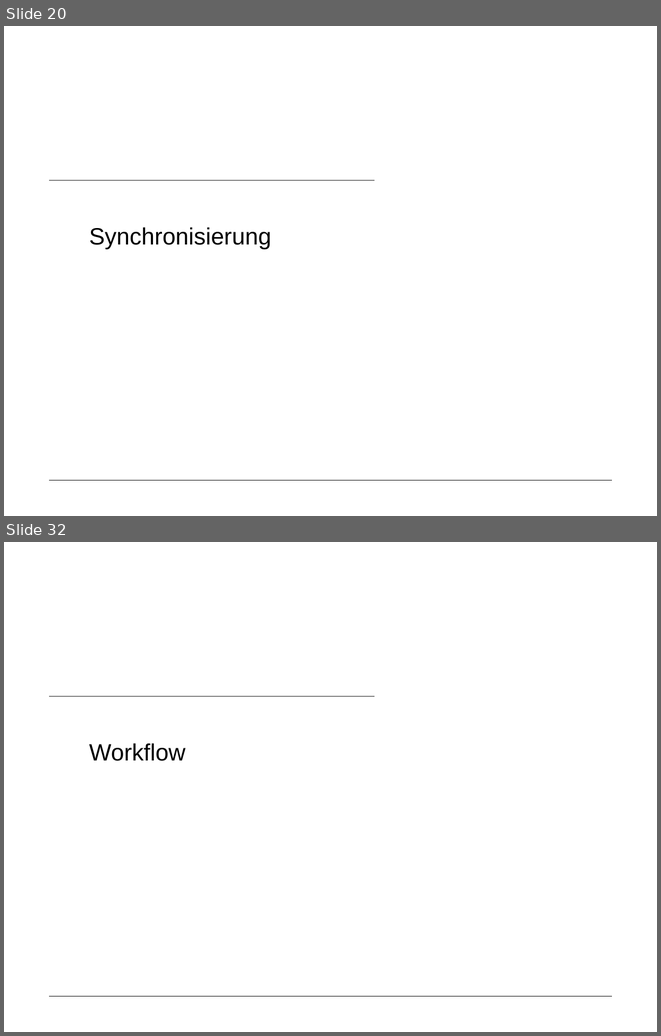
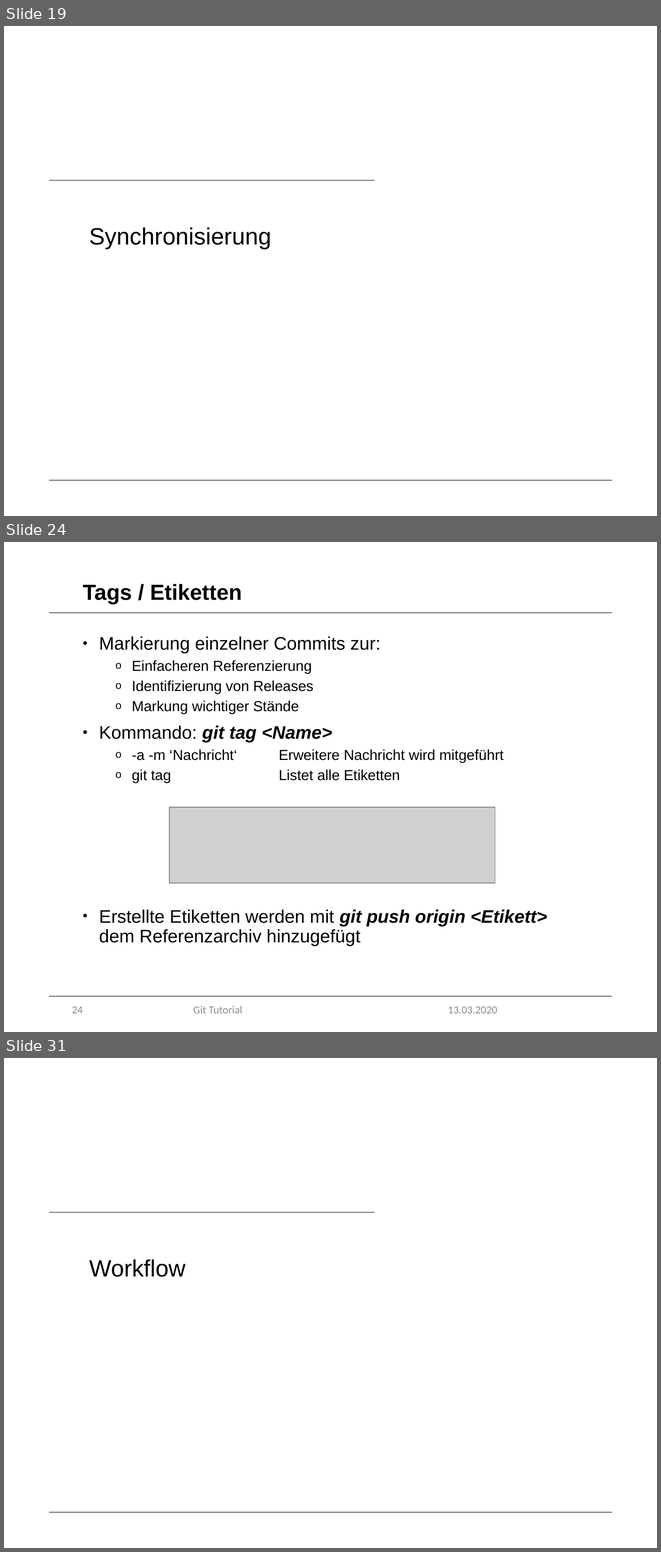
Before and after one commit to marcretzlaff/projektarbeit, a slide deck: Präsentation-90min/Präsentation-90min.pptx. Shown one above the other, each under a label of ours: slides 20 and 32 before the commit, slides 19, 24 and 31 after it; the slides between them are not shown. The pictures are 661x1036 and 661x1552 pixels, drawn with LibreOffice and Linux fonts; fonts in the diff are those of the drawing; grey boxes stand for pictures; background and template pictures are left out. Boxes give left, top, right and bottom in pixels: in the first picture for what was removed or moved away, otherwise in the second. Text is boxed around its words. In the diff, an @@ line names an element or a change of style, - is before the commit and + after.

Commit message:
Modified 90min Präsi
added reset, revert, index, commit, branch, tags
modified .gitignore, log, stash, merge

```diff
--- a/Präsentation-90min/Präsentation-90min.pptx
+++ b/Präsentation-90min/Präsentation-90min.pptx
@@ slide 24 added at [4,542,657,1032], background #FFFFFF; not listed: 1 template element that a slide beside it also shows @@
@@ title added at [83,584,242,604], 24 pt, text #000000, bold @@
+Tags / Etiketten
@@ line added from (49, 613) to (612, 613), #000000 0.5 pt @@
@@ text added at [99,636,547,945], 16 pt, text #000000 @@
+• Markierung einzelner Commits zur:
+  o Einfacheren Referenzierung
+  o Identifizierung von Releases
+  o Markung wichtiger Stände
+• Kommando: git tag <Name>
+  o -a -m ‘Nachricht‘ Erweitere Nachricht wird mitgeführt
+  o git tag Listet alle Etiketten
+• Erstellte Etiketten werden mit git push origin <Etikett> dem Referenzarchiv hinzugefügt
@@ picture added at [169,807,495,883] @@
@@ page number added at [72,1006,83,1013], 12 pt, text #8C8C8C @@
+24
@@ text added at [193,1006,242,1013], 12 pt, text #8C8C8C @@
+Git Tutorial
@@ text added at [448,1006,497,1013], 12 pt, text #8C8C8C @@
+13.03.2020
@@ what was slide 20 is now slide 19 @@
@@ what was slide 32 is now slide 31 @@
```
Also in this commit, not shown: 20 slides changed, 8 other slides added, 10 slides removed.
